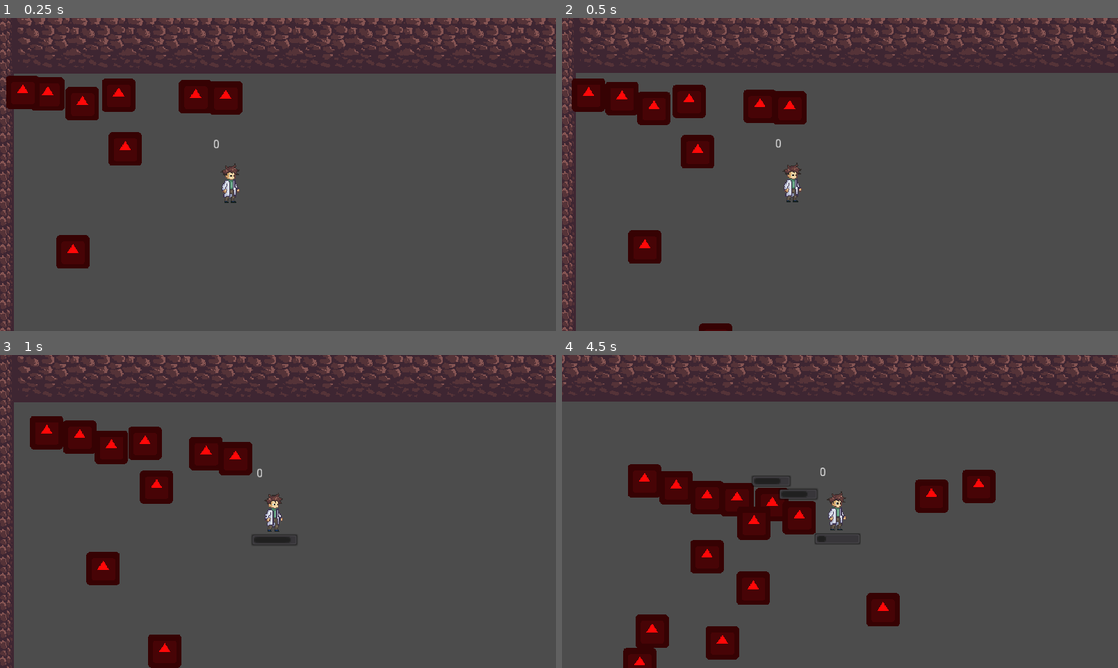
Above: before the commit, frames 1-4 (two rows, left to right).
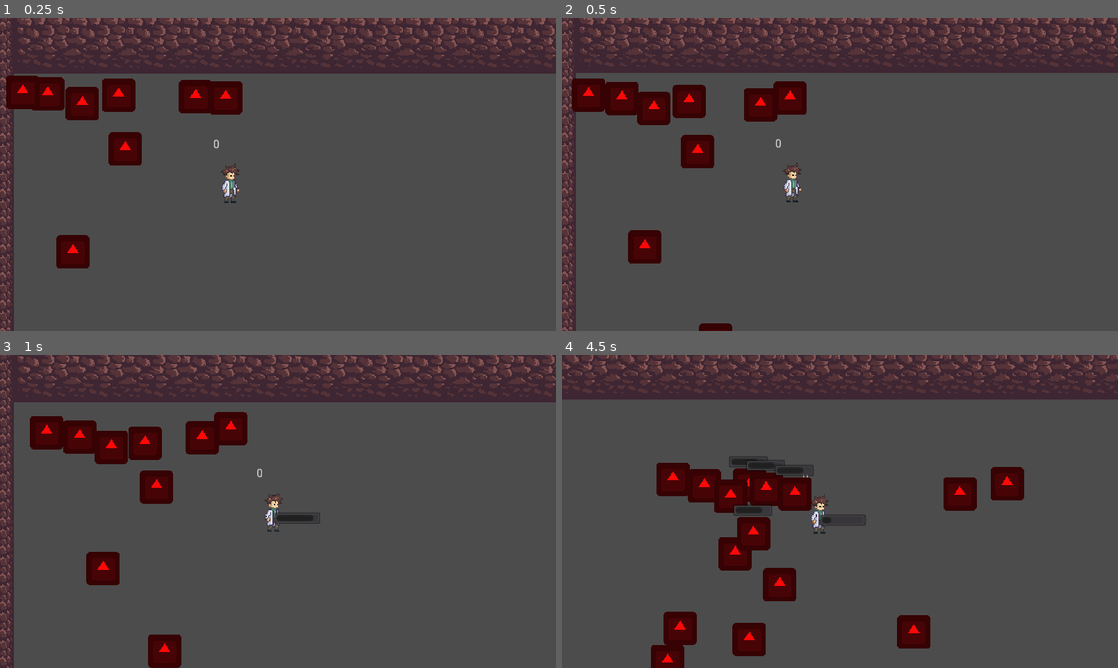
Above: after the commit, the same moments.

Repository: diegoteran/LudumDare52
Game: Godot game, scene res://world/world.tscn
Two runs of this game, one before a commit and one after it. Both use one fixed random seed, a clock stepped at 60 frames per second and the inputs below. The engine's default icon, where the game draws it, is replaced by a stand-in: a white triangle on a blue panel in a dark square.
Inputs (mouse positions are in pixels of both pictures, inside the frame that each line leads up to):
- Up to frame 1 (0.25 s): no input
- Up to frame 2 (0.5 s): no input
- Up to frame 3 (1 s): move the mouse to (400, 495) at 0.52 s; press the mouse at (400, 495) at 0.53 s; hold D (move_right) from 0.53 s (still down)
- Up to frame 4 (4.5 s): move the mouse to (728, 527) at 1.27 s; release D (move_right) at 1.28 s; release the mouse at (728, 527) at 1.28 s; hold S (move_down) 1.28-2.03 s; click (728, 527) at 1.35 s; move the mouse to (895, 442) at 2.02 s; press the mouse at (895, 442) at 2.03 s; hold D (move_right) 2.03-2.78 s; move the mouse to (812, 574) at 2.77 s; release the mouse at (812, 574) at 2.78 s; hold W (move_up) 2.78-3.53 s; click (812, 574) at 2.85 s; move the mouse to (1006, 558) at 3.52 s; press the mouse at (1006, 558) at 3.53 s; hold A (move_left) from 3.53 s (still down); move the mouse to (673, 464) at 4.27 s; release the mouse at (673, 464) at 4.28 s; click (673, 464) at 4.35 s

Frame 1 is identical in both runs. In frame 2, 0.5% of the frame differs, in the area x 32-44%, y 20-34%; in frame 3, 2.1%; in frame 4, 14%, in the area x 0-100%, y 0-100%.

Commit message:
enemy distance from player

Diff:
--- a/New folder/enemies/Enemy.gd
+++ b/New folder/enemies/Enemy.gd
@@ -5,6 +5,7 @@
 export var FRICTION = 200
 export var KNOCKBACK_FRICTION = 150
 export var MAX_HP = 5
+export var DISTANCE_FROM_PLAYER = 100
 var hp = MAX_HP setget set_hp
 
 enum {
@@ -58,7 +59,7 @@
 
 		CHASE:
 			if player != null:
-				accelerate_towards_point(player.global_position, delta)
+				accelerate_towards_point(distance_from_player(player.global_position), delta)
 			else:
 				state = IDLE
 
@@ -86,3 +87,6 @@
 	knockback += area.knockback * area.knockbackDirection
 	area.get_parent().hit_something()
 	pass # Replace with function body.
+
+func distance_from_player(player_position):
+	return player_position + player_position.direction_to(global_position).normalized() * DISTANCE_FROM_PLAYER
--- a/New folder/player/Player.tscn
+++ b/New folder/player/Player.tscn
@@ -3,13 +3,14 @@
 [ext_resource path="res://assets/art/Art/character/Character.png" type="Texture" id=1]
 [ext_resource path="res://player/Player.gd" type="Script" id=2]
 [ext_resource path="res://Hitboxes and Hurtboxes/HurtBox.tscn" type="PackedScene" id=3]
-[ext_resource path="res://projectiles/Scalpel.tscn" type="PackedScene" id=4]
+[ext_resource path="res://projectiles/Scalpel.tscn" type="PackedScene" id=5]
 
 [sub_resource type="CapsuleShape2D" id=1]
-radius = 22.0
+radius = 7.0
+height = 10.0
 
-[sub_resource type="CircleShape2D" id=2]
-radius = 35.0143
+[sub_resource type="CapsuleShape2D" id=2]
+radius = 7.0
 
 [node name="Player" type="KinematicBody2D"]
 script = ExtResource( 2 )
@@ -28,15 +29,14 @@
 rotation = 1.5708
 shape = SubResource( 1 )
 
+[node name="Weapon" parent="." instance=ExtResource( 5 )]
+
 [node name="HurtBox" parent="." instance=ExtResource( 3 )]
 collision_layer = 4
 
 [node name="CollisionShape2D" parent="HurtBox" index="0"]
 shape = SubResource( 2 )
 
-[node name="Weapon" parent="." instance=ExtResource( 4 )]
-position = Vector2( -26, 25 )
-
 [connection signal="area_entered" from="HurtBox" to="." method="_on_HurtBox_area_entered"]
 
 [editable path="HurtBox"]
--- a/New folder/projectiles/Scalpel.tscn
+++ b/New folder/projectiles/Scalpel.tscn
@@ -1,14 +1,11 @@
-[gd_scene load_steps=3 format=2]
+[gd_scene load_steps=2 format=2]
 
 [ext_resource path="res://projectiles/weapon.tscn" type="PackedScene" id=1]
-[ext_resource path="res://projectiles/ScalpelSwipe.tscn" type="PackedScene" id=2]
 
 [node name="Weapon" instance=ExtResource( 1 )]
-projectile = ExtResource( 2 )
 projectileSpeed = 150
 projectileAliveTime = 0.1
 projectileCritChance = 0.0
 projectileKnockback = 250
 fireRate = 0.5
 spray = 0
-BUFFER_DIST = 40
